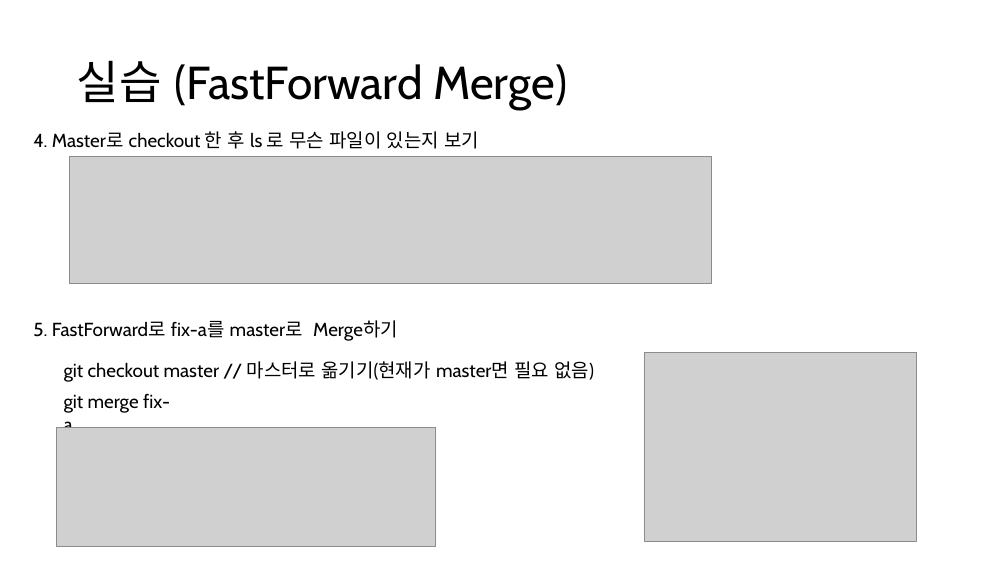
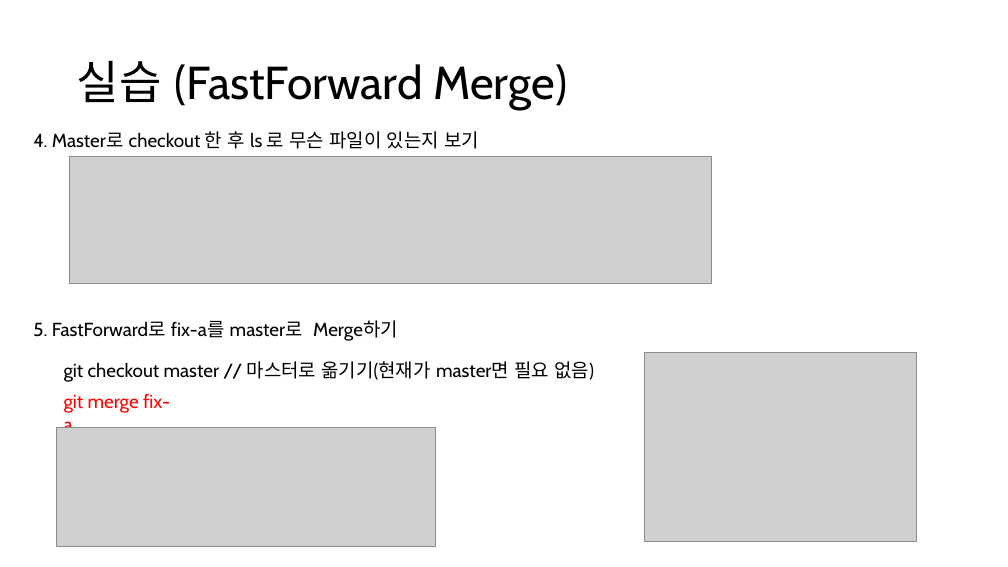
Before and after one commit to Joseph-GM/ppt-git, a slide deck: slide 20 of git-github-joseph.pptx (slide 18 before the commit). Drawn at 1008x567 pixels with LibreOffice and Linux fonts; fonts in the diff are those of the drawing; grey boxes stand for pictures. Boxes give left, top, right and bottom in pixels: in the first picture for what was removed or moved away, otherwise in the second. Text is boxed around its words. In the diff, an @@ line names an element or a change of style, - is before the commit and + after.

```diff
--- a/git-github-joseph.pptx
+++ b/git-github-joseph.pptx
@@ text "git merge fix-a" at (64, 394, 170, 436): text colour #000000 to #FF0000 @@
```
Also in this commit, not shown: 5 other slides changed, 4 slides added.
